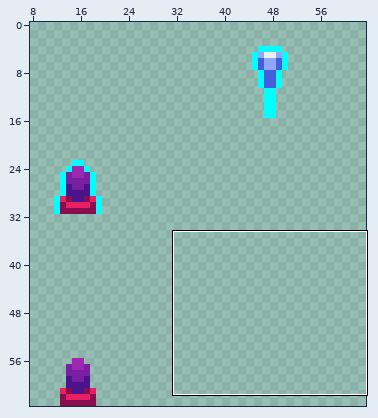
One commit to this sprite sheet: assets/turrets.png. The picture above shows the old version from afar; the outline marks the close-up.
Close-up. As it was:
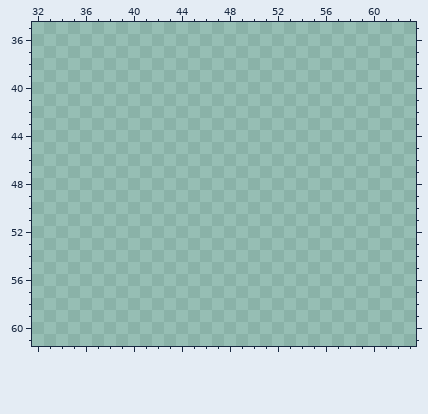
The file is 128x64 pixels. Shown: x 32..63, y 35..61. The wide view leaves out empty margins.
After:
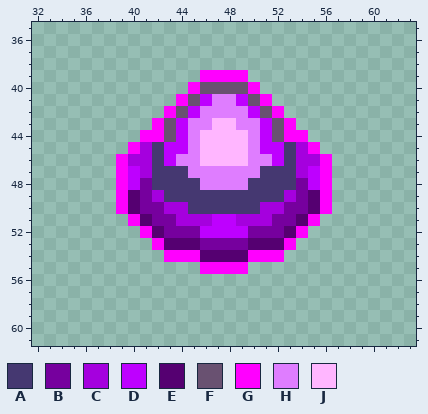
Palette (. is transparent): A #453871  B #76009e  C #a500de  D #be00ff  E #550071  F #695171  G #ff00ff  H #df7dff  J #ffb6ff
Changes in this commit:
Changed rows in their new state; - is an unchanged pixel.
first column x 39:
39 -------GGGG-------
40 ------GFFFFG------
41 -----GFDHHDFG-----
42 ----GFDHHHHDFG----
43 ---GFDHHJJHHDFG---
44 --GGFDHJJJJHDFGG--
45 -GCADDHJJJJHDDACG-
46 GCCADHHJJJJHHDACCG
47 GDCAAAHHHHHHAAACDG
48 GDBAAAAHHHHAAAABDG
49 GEBCAAAAAAAAAACBEG
50 GEBBCCAAAAAACCBBEG
51 -GEBBCCCDDCCCBBEG-
52 --GEBBBDDDDBBBEG--
53 ---GEEEBBBBEEEG---
54 ----GGGEEEEGGG----
55 -------GGGG-------
